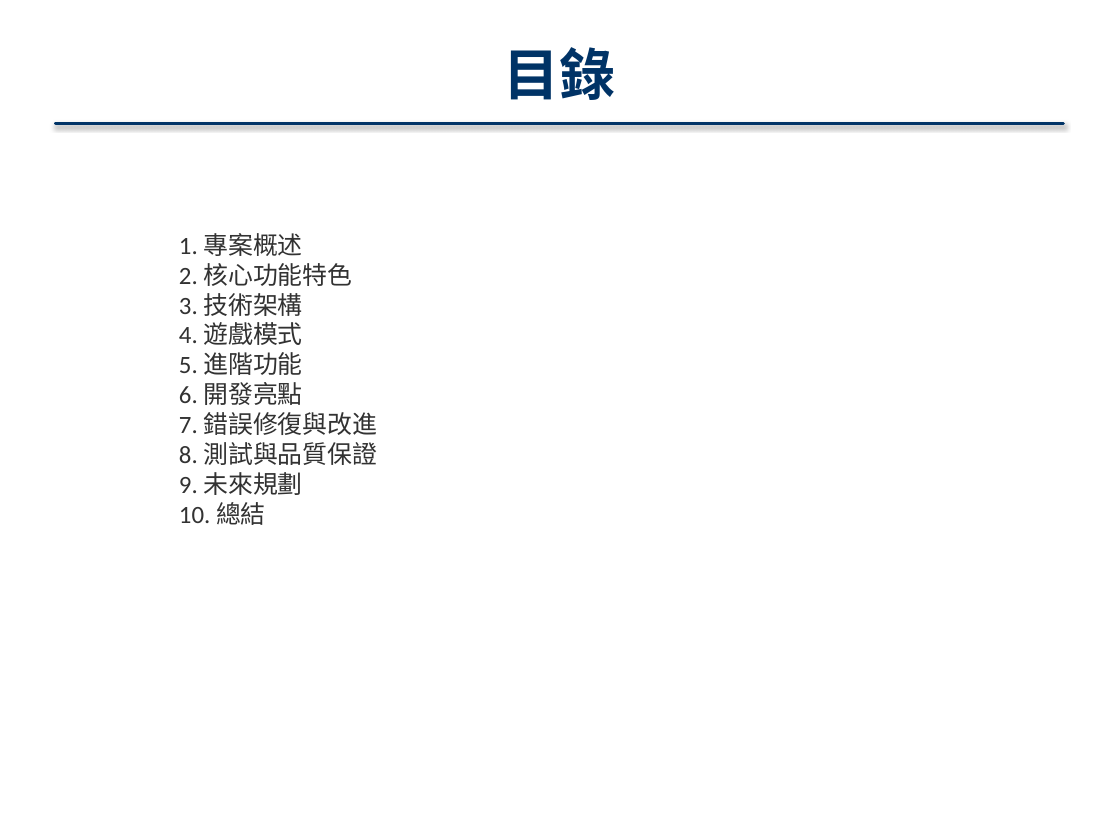
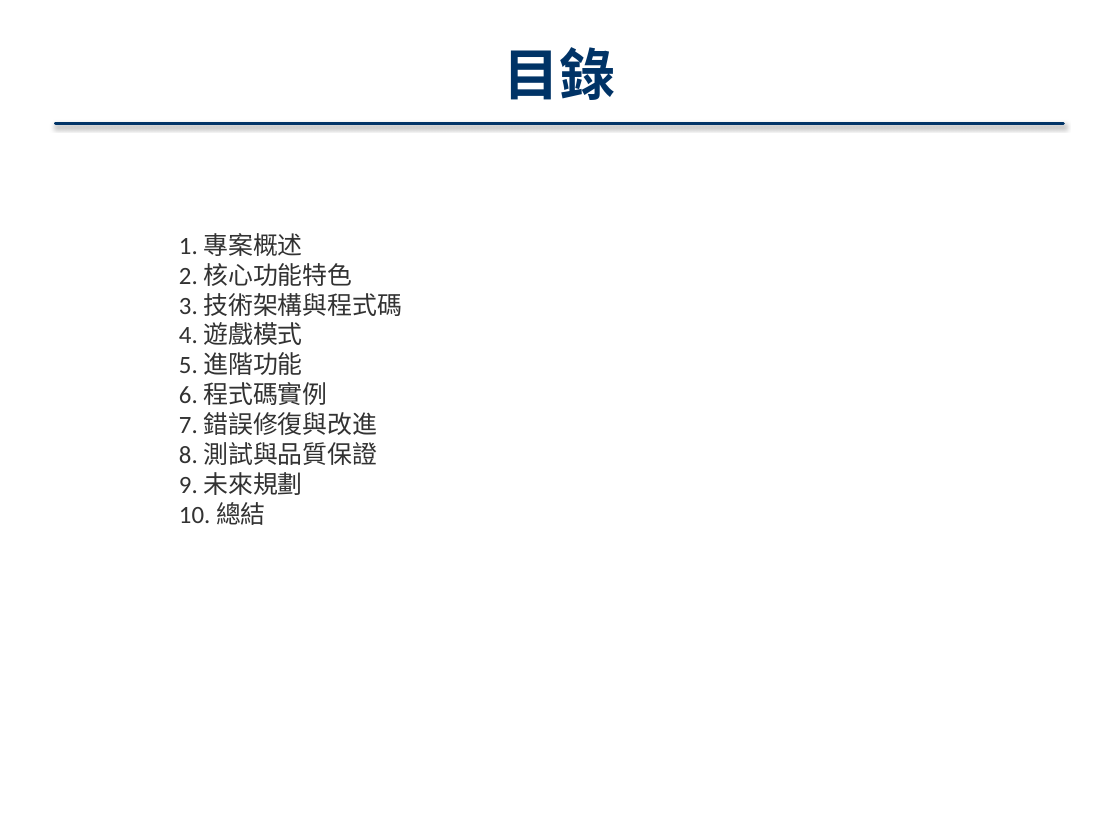
Before and after one commit to 41343112/Qt_11401_8, a slide deck: slide 2 of Qt_Chess_專案報告.pptx. Drawn at 1120x840 pixels with LibreOffice and Linux fonts; fonts in the diff are those of the drawing. Boxes give left, top, right and bottom in pixels: in the first picture for what was removed or moved away, otherwise in the second. Text is boxed around its words. In the diff, an @@ line names an element or a change of style, - is before the commit and + after.

```diff
--- a/Qt_Chess_專案報告.pptx
+++ b/Qt_Chess_專案報告.pptx
@@ text at <box>179,293,401,316</box>: text changed @@
-3. 技術架構
+3. 技術架構與程式碼
@@ text at <box>179,382,327,405</box>: text changed @@
-6. 開發亮點
+6. 程式碼實例
```
Also in this commit, not shown: 1 other slide changed, 7 slides added.
